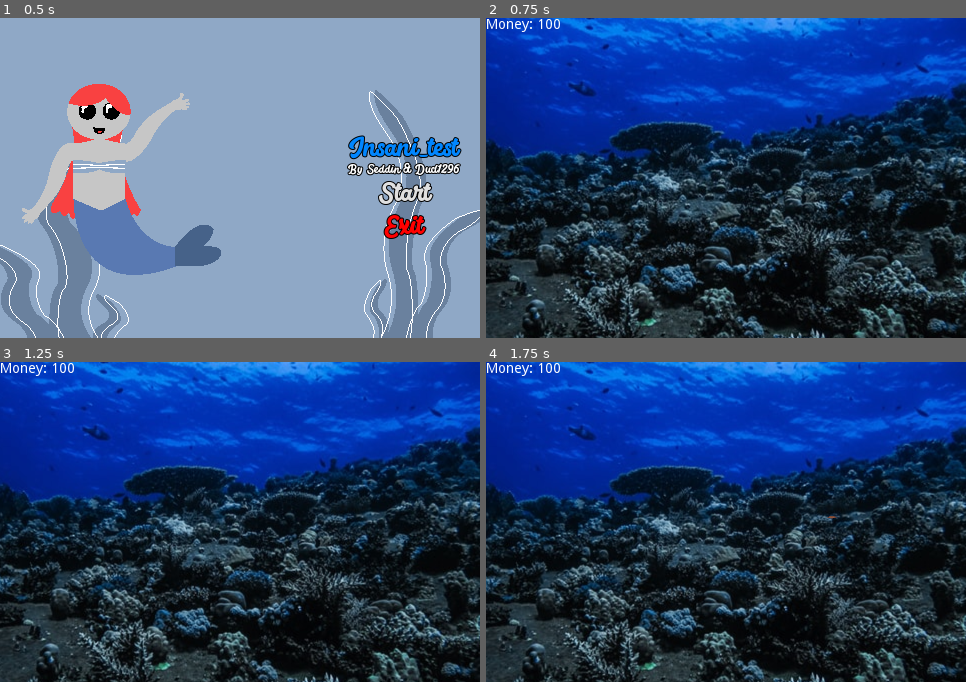
Above: before the commit, frames 1-4 (two rows, left to right).
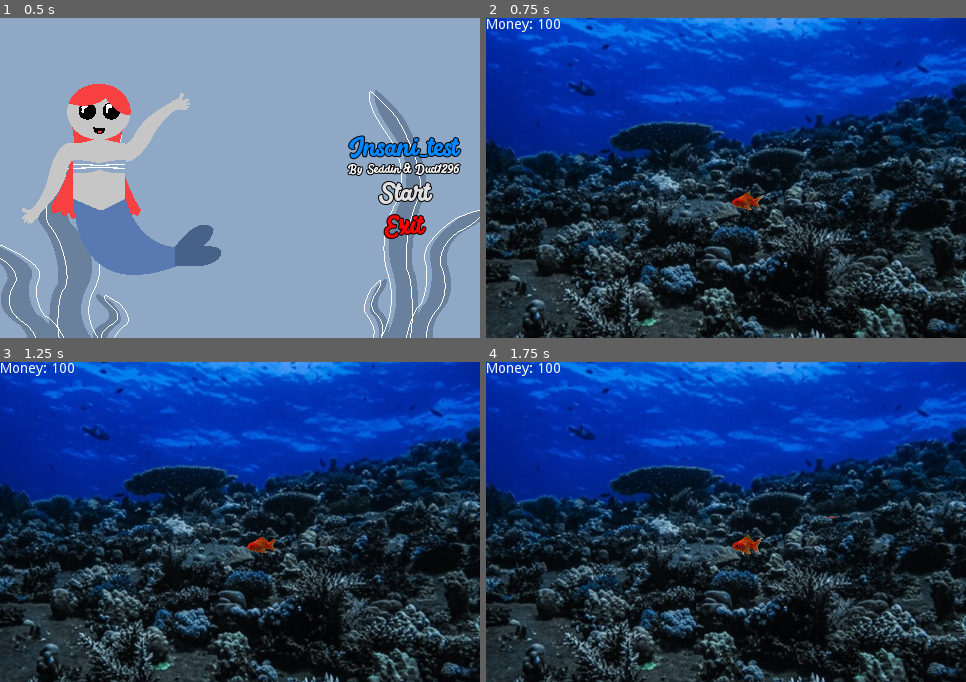
Above: after the commit, the same moments.

Repository: ducl1296/Insani_test
Game: Godot game, scene res://Menu.tscn
Two runs of this game, one before a commit and one after it. Both use one fixed random seed, a clock stepped at 60 frames per second and the inputs below.
Inputs (mouse positions are in pixels of both pictures, inside the frame that each line leads up to):
- Up to frame 1 (0.5 s): no input
- Up to frame 2 (0.75 s): click "Start" at 0.5 s
- Up to frame 3 (1.25 s): no input
- Up to frame 4 (1.75 s): tap Enter at 1.25 s; move the mouse to (831, 506) at 1.27 s; click (831, 506) at 1.35 s

Frame 1 is identical in both runs. In frame 2, 0.2% of the frame differs, in the area x 51-58%, y 54-60%; in frame 3, 0.2%; in frame 4, 0.2%, in the area x 51-58%, y 54-61%.

Commit message:
New fish (pirana)

Diff:
--- a/assets/Fish_Tank/FishTank.tscn
+++ b/assets/Fish_Tank/FishTank.tscn
@@ -1,8 +1,9 @@
-[gd_scene load_steps=4 format=2]
+[gd_scene load_steps=5 format=2]
 
 [ext_resource path="res://assets/Fish_Tank/FishTank.gd" type="Script" id=1]
 [ext_resource path="res://assets/Fish_Tank/background.jpg" type="Texture" id=2]
 [ext_resource path="res://assets/Food/Food.tscn" type="PackedScene" id=3]
+[ext_resource path="res://assets/GoldenFish/GoldenFish.tscn" type="PackedScene" id=4]
 
 [node name="FishTank" type="Node2D" groups=[
 "fishtank",
@@ -25,3 +26,5 @@
 __meta__ = {
 "_edit_use_anchors_": false
 }
+
+[node name="GoldenFish" parent="." instance=ExtResource( 4 )]
--- a/assets/GoldenFish/GoldenFish.tscn
+++ b/assets/GoldenFish/GoldenFish.tscn
@@ -65,7 +65,7 @@
 scale = Vector2( 0.05, 0.05 )
 frames = SubResource( 9 )
 animation = "swim"
-frame = 1
+frame = 2
 speed_scale = 2.0
 playing = true
 
--- /dev/null
+++ b/assets/Pirana/Pirana.tscn
@@ -0,0 +1,127 @@
+[gd_scene load_steps=24 format=2]
+
+[ext_resource path="res://assets/Pirana/scene00002-sheet.png" type="Texture" id=1]
+
+[sub_resource type="RectangleShape2D" id=1]
+extents = Vector2( 216, 344 )
+
+[sub_resource type="AtlasTexture" id=2]
+flags = 4
+atlas = ExtResource( 1 )
+region = Rect2( 0, 0, 1280, 720 )
+
+[sub_resource type="AtlasTexture" id=3]
+flags = 4
+atlas = ExtResource( 1 )
+region = Rect2( 1280, 0, 1280, 720 )
+
+[sub_resource type="AtlasTexture" id=4]
+flags = 4
+atlas = ExtResource( 1 )
+region = Rect2( 2560, 0, 1280, 720 )
+
+[sub_resource type="AtlasTexture" id=5]
+flags = 4
+atlas = ExtResource( 1 )
+region = Rect2( 3840, 0, 1280, 720 )
+
+[sub_resource type="AtlasTexture" id=6]
+flags = 4
+atlas = ExtResource( 1 )
+region = Rect2( 5120, 0, 1280, 720 )
+
+[sub_resource type="AtlasTexture" id=7]
+flags = 4
+atlas = ExtResource( 1 )
+region = Rect2( 0, 720, 1280, 720 )
+
+[sub_resource type="AtlasTexture" id=8]
+flags = 4
+atlas = ExtResource( 1 )
+region = Rect2( 1280, 720, 1280, 720 )
+
+[sub_resource type="AtlasTexture" id=9]
+flags = 4
+atlas = ExtResource( 1 )
+region = Rect2( 2560, 720, 1280, 720 )
+
+[sub_resource type="AtlasTexture" id=10]
+flags = 4
+atlas = ExtResource( 1 )
+region = Rect2( 3840, 720, 1280, 720 )
+
+[sub_resource type="AtlasTexture" id=11]
+flags = 4
+atlas = ExtResource( 1 )
+region = Rect2( 5120, 720, 1280, 720 )
+
+[sub_resource type="AtlasTexture" id=12]
+flags = 4
+atlas = ExtResource( 1 )
+region = Rect2( 0, 1440, 1280, 720 )
+
+[sub_resource type="AtlasTexture" id=13]
+flags = 4
+atlas = ExtResource( 1 )
+region = Rect2( 1280, 1440, 1280, 720 )
+
+[sub_resource type="AtlasTexture" id=14]
+flags = 4
+atlas = ExtResource( 1 )
+region = Rect2( 2560, 1440, 1280, 720 )
+
+[sub_resource type="AtlasTexture" id=15]
+flags = 4
+atlas = ExtResource( 1 )
+region = Rect2( 3840, 1440, 1280, 720 )
+
+[sub_resource type="AtlasTexture" id=16]
+flags = 4
+atlas = ExtResource( 1 )
+region = Rect2( 5120, 1440, 1280, 720 )
+
+[sub_resource type="AtlasTexture" id=17]
+flags = 4
+atlas = ExtResource( 1 )
+region = Rect2( 0, 2160, 1280, 720 )
+
+[sub_resource type="AtlasTexture" id=18]
+flags = 4
+atlas = ExtResource( 1 )
+region = Rect2( 1280, 2160, 1280, 720 )
+
+[sub_resource type="AtlasTexture" id=19]
+flags = 4
+atlas = ExtResource( 1 )
+region = Rect2( 2560, 2160, 1280, 720 )
+
+[sub_resource type="AtlasTexture" id=20]
+flags = 4
+atlas = ExtResource( 1 )
+region = Rect2( 3840, 2160, 1280, 720 )
+
+[sub_resource type="AtlasTexture" id=21]
+flags = 4
+atlas = ExtResource( 1 )
+region = Rect2( 5120, 2160, 1280, 720 )
+
+[sub_resource type="SpriteFrames" id=22]
+animations = [ {
+"frames": [ SubResource( 2 ), SubResource( 3 ), SubResource( 4 ), SubResource( 5 ), SubResource( 6 ), SubResource( 7 ), SubResource( 8 ), SubResource( 9 ), SubResource( 10 ), SubResource( 11 ), SubResource( 12 ), SubResource( 13 ), SubResource( 14 ), SubResource( 15 ), SubResource( 16 ), SubResource( 17 ), SubResource( 18 ), SubResource( 19 ), SubResource( 20 ), SubResource( 21 ) ],
+"loop": true,
+"name": "swim",
+"speed": 5.0
+} ]
+
+[node name="Pirana" type="Area2D"]
+
+[node name="CollisionShape2D" type="CollisionShape2D" parent="."]
+rotation = 1.5708
+shape = SubResource( 1 )
+
+[node name="AnimatedSprite" type="AnimatedSprite" parent="."]
+frames = SubResource( 22 )
+animation = "swim"
+frame = 6
+speed_scale = 3.0
+playing = true
Not shown, added: assets/Pirana/scene00002-sheet.png.import
Not shown, added: assets/Pirana/scene00002-sheet.png
